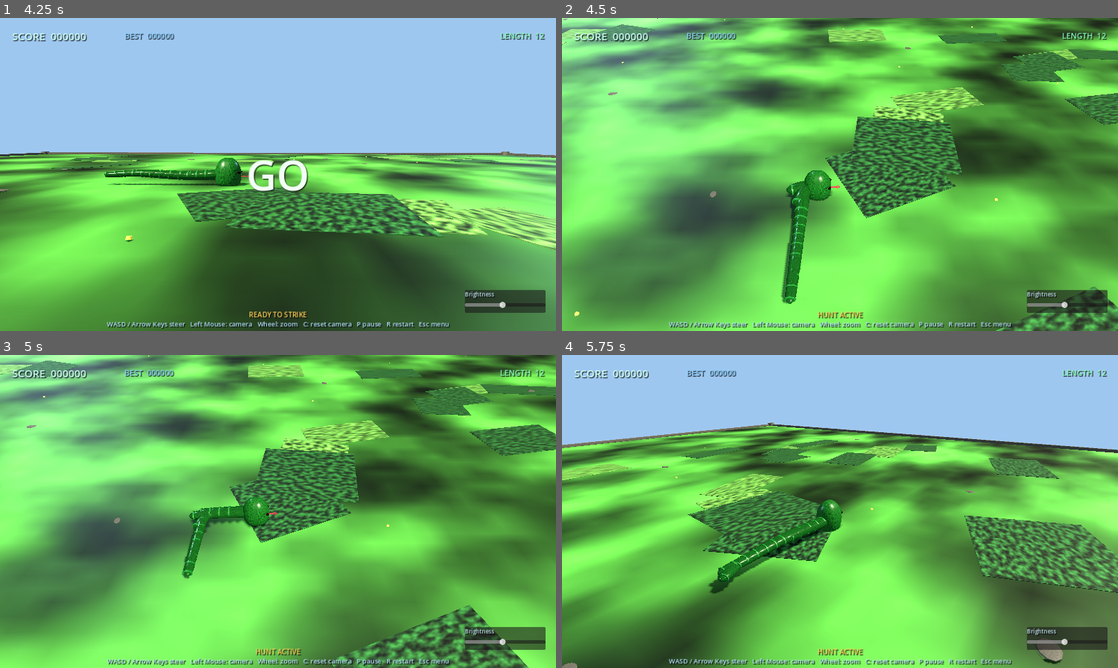
Above: before the commit, frames 1-4 (two rows, left to right).
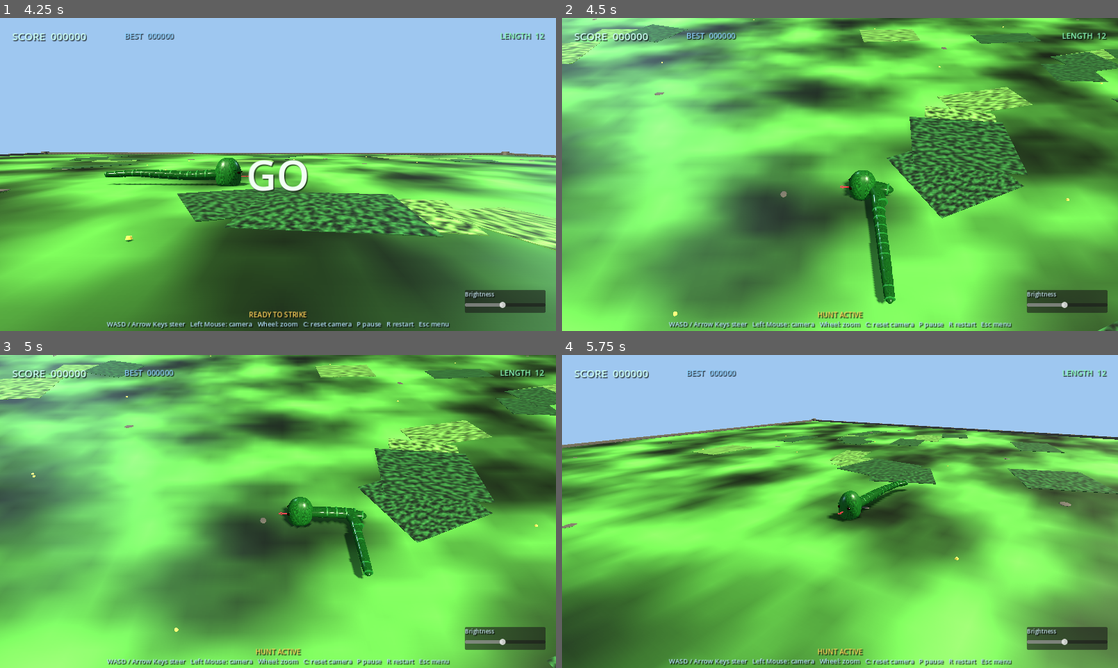
Above: after the commit, the same moments.

Repository: Ken8675309/snake_2026
Game: Godot game, scene res://scenes/Main.tscn
Same seed, same stepped clock (60 frames per second), same inputs: the game is played once before the commit and once after it.
Inputs (mouse positions are in pixels of both pictures, inside the frame that each line leads up to):
- Up to frame 1 (4.25 s): click "Start Game" at 0.5 s; tap Enter (menu_accept) at 1.25, 3.5 s; move the mouse to (400, 158) at 1.27 s; hold D (move_right) 1.28-2 s; hold C 1.28-2 s; click (400, 158) at 1.42 s; tap R (restart) at 2 s; drag from (166, 190) to (250, 237) at 2.02 s; move the mouse to (333, 105) at 2.77 s; hold D (move_right) 2.78-3.5 s; hold C 2.78-3.5 s; drag from (250, 237) to (111, 127) at 3.52 s
- Up to frame 2 (4.5 s): tap R (restart) at 4.25 s; move the mouse to (1006, 221) at 4.27 s; hold A (move_left) from 4.28 s (still down); hold C from 4.28 s (still down)
- Up to frame 3 (5 s): keep holding A (move_left); keep holding C
- Up to frame 4 (5.75 s): release A (move_left) at 5 s; release C at 5 s; drag from (673, 464) to (756, 433) at 5.02 s

Frame 1 is identical in both runs. In frame 2, 71% of the frame differs, in the area x 0-100%, y 0-100%; in frame 3, 80%; in frame 4, 58%.

Commit message:
Fix flipped snake turn controls

Diff:
--- a/scripts/snake_controller.gd
+++ b/scripts/snake_controller.gd
@@ -236,11 +236,11 @@
 
 
 func _left_of(grid_direction: Vector2i) -> Vector2i:
+	return Vector2i(grid_direction.y, -grid_direction.x)
+
+
+func _right_of(grid_direction: Vector2i) -> Vector2i:
 	return Vector2i(-grid_direction.y, grid_direction.x)
-
-
-func _right_of(grid_direction: Vector2i) -> Vector2i:
-	return Vector2i(grid_direction.y, -grid_direction.x)
 
 
 func _grid_to_world(position: Vector2i) -> Vector3:
